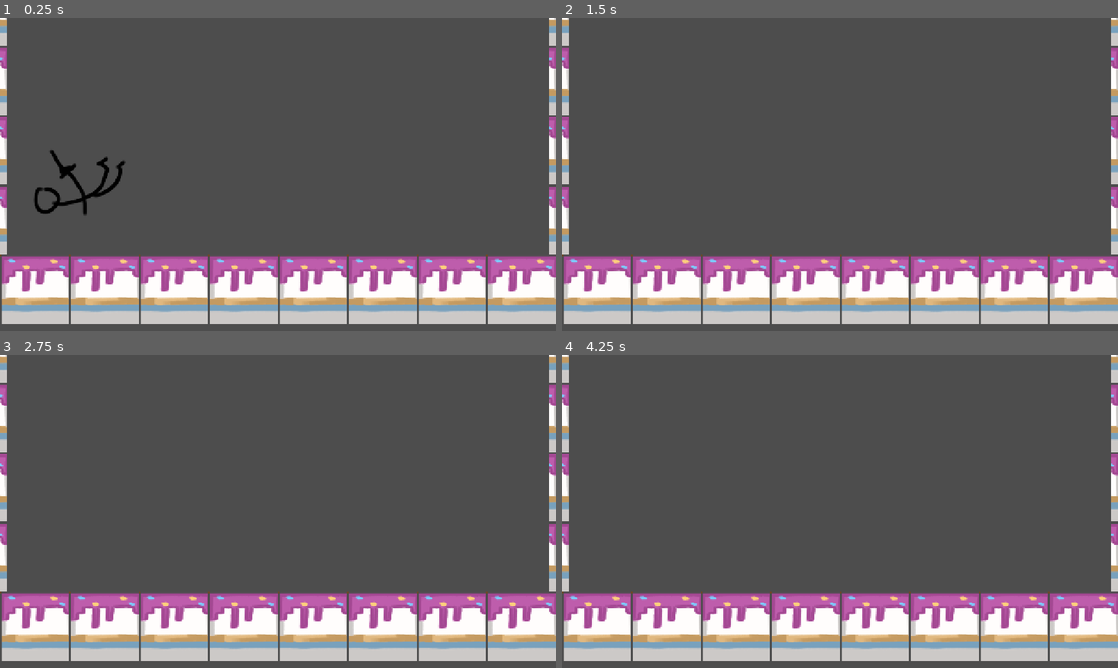
Above: before the commit, frames 1-4 (two rows, left to right).
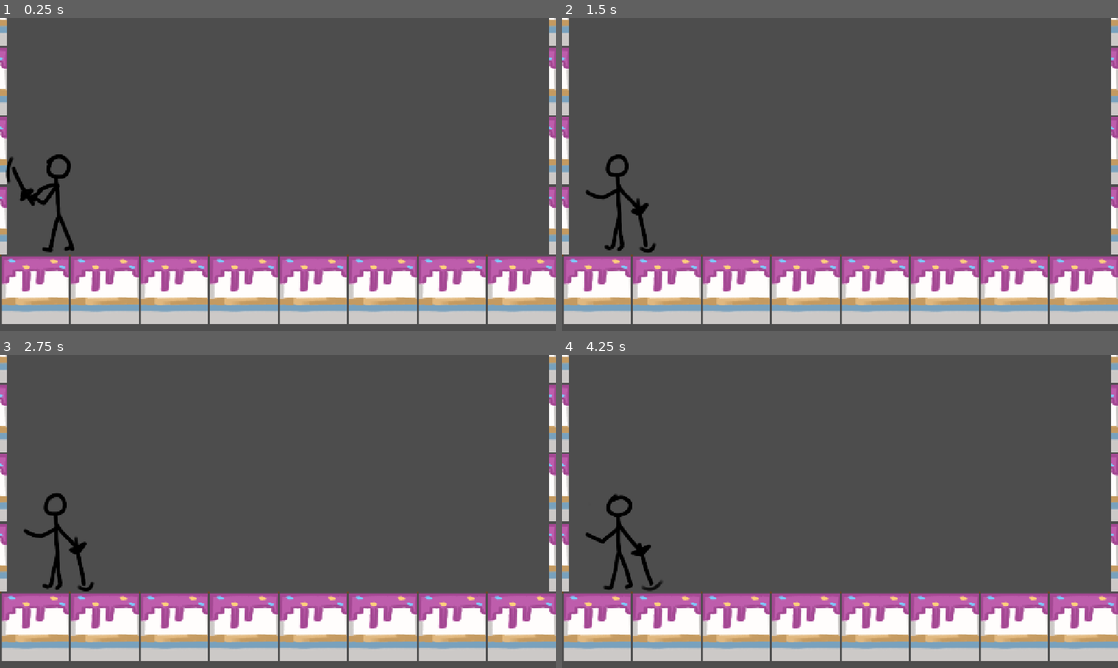
Above: after the commit, the same moments.

Repository: fleureque/slimebat
Game: Godot game, scene res://scenes/tutorial_level.tscn
Same seed, same stepped clock (60 frames per second), same inputs: the game is played once before the commit and once after it. The project has no main scene, so this scene is started directly.
Inputs (mouse positions are in pixels of both pictures, inside the frame that each line leads up to):
- Up to frame 1 (0.25 s): no input
- Up to frame 2 (1.5 s): tap Enter (ui_accept) at 0.5, 0.77 s; move the mouse to (962, 158) at 0.52 s; hold D (move_right, bound only after the commit) from 0.53 s (still down); tap Alt at 0.6 s; click (962, 158) at 0.67 s; move the mouse to (728, 190) at 1.27 s; tap Shift at 1.35 s
- Up to frame 3 (2.75 s): tap Enter (ui_accept) at 1.52 s; move the mouse to (333, 442) at 2.02 s; release D (move_right, bound only after the commit) at 2.03 s; hold A (move_left, bound only after the commit) from 2.03 s (still down); tap Alt at 2.1 s
- Up to frame 4 (4.25 s): move the mouse to (812, 574) at 2.77 s; release A (move_left, bound only after the commit) at 2.78 s; hold D (move_right, bound only after the commit) from 2.78 s (still down); tap Shift at 2.85 s; click (812, 574) at 2.92 s; tap Enter (ui_accept) at 3.02, 3.77 s; move the mouse to (1006, 558) at 3.52 s; tap Alt at 3.6 s

The runs differ from the first frame. In frame 1, 1.3% of the frame differs, in the area x 1-23%, y 42-75%; in frame 2, 0.7%; in frame 3, 0.7%; in frame 4, 0.8%.

Commit message:
Added basic (very) player animations for walking and idles

Diff:
--- a/project.godot
+++ b/project.godot
@@ -25,6 +25,33 @@
 
 enabled=PackedStringArray("res://addons/godot_super-wakatime/plugin.cfg")
 
+[input]
+
+move_left={
+"deadzone": 0.2,
+"events": [Object(InputEventKey,"resource_local_to_scene":false,"resource_name":"","device":-1,"window_id":0,"alt_pressed":false,"shift_pressed":false,"ctrl_pressed":false,"meta_pressed":false,"pressed":false,"keycode":0,"physical_keycode":65,"key_label":0,"unicode":97,"location":0,"echo":false,"script":null)
+, Object(InputEventKey,"resource_local_to_scene":false,"resource_name":"","device":-1,"window_id":0,"alt_pressed":false,"shift_pressed":false,"ctrl_pressed":false,"meta_pressed":false,"pressed":false,"keycode":0,"physical_keycode":4194319,"key_label":0,"unicode":0,"location":0,"echo":false,"script":null)
+]
+}
+move_right={
+"deadzone": 0.2,
+"events": [Object(InputEventKey,"resource_local_to_scene":false,"resource_name":"","device":-1,"window_id":0,"alt_pressed":false,"shift_pressed":false,"ctrl_pressed":false,"meta_pressed":false,"pressed":false,"keycode":0,"physical_keycode":68,"key_label":0,"unicode":100,"location":0,"echo":false,"script":null)
+, Object(InputEventKey,"resource_local_to_scene":false,"resource_name":"","device":-1,"window_id":0,"alt_pressed":false,"shift_pressed":false,"ctrl_pressed":false,"meta_pressed":false,"pressed":false,"keycode":0,"physical_keycode":4194321,"key_label":0,"unicode":0,"location":0,"echo":false,"script":null)
+]
+}
+jump={
+"deadzone": 0.2,
+"events": [Object(InputEventKey,"resource_local_to_scene":false,"resource_name":"","device":-1,"window_id":0,"alt_pressed":false,"shift_pressed":false,"ctrl_pressed":false,"meta_pressed":false,"pressed":false,"keycode":0,"physical_keycode":32,"key_label":0,"unicode":32,"location":0,"echo":false,"script":null)
+, Object(InputEventKey,"resource_local_to_scene":false,"resource_name":"","device":-1,"window_id":0,"alt_pressed":false,"shift_pressed":false,"ctrl_pressed":false,"meta_pressed":false,"pressed":false,"keycode":0,"physical_keycode":4194320,"key_label":0,"unicode":0,"location":0,"echo":false,"script":null)
+, Object(InputEventKey,"resource_local_to_scene":false,"resource_name":"","device":-1,"window_id":0,"alt_pressed":false,"shift_pressed":false,"ctrl_pressed":false,"meta_pressed":false,"pressed":false,"keycode":0,"physical_keycode":87,"key_label":0,"unicode":119,"location":0,"echo":false,"script":null)
+]
+}
+attack={
+"deadzone": 0.2,
+"events": [Object(InputEventKey,"resource_local_to_scene":false,"resource_name":"","device":-1,"window_id":0,"alt_pressed":false,"shift_pressed":false,"ctrl_pressed":false,"meta_pressed":false,"pressed":false,"keycode":0,"physical_keycode":80,"key_label":0,"unicode":112,"location":0,"echo":false,"script":null)
+, null]
+}
+
 [physics]
 
 3d/physics_engine="Jolt Physics"
--- a/scenes/entities/player.gd
+++ b/scenes/entities/player.gd
@@ -23,3 +23,12 @@
 		velocity.x = move_toward(velocity.x, 0, SPEED)
 
 	move_and_slide()
+
+func _process(delta):
+	var input_vector = Input.get_vector("move_left", "move_right", "move_up", "move_down")
+
+	if input_vector != Vector2.ZERO:
+		$PlayerSprite.animation = "walking"
+		velocity = input_vector * SPEED
+	else:
+		$PlayerSprite.animation = "idle"
--- a/scenes/entities/player.tscn
+++ b/scenes/entities/player.tscn
@@ -100,9 +100,8 @@
 "speed": 5.0
 }]
 
-[sub_resource type="CapsuleShape2D" id="CapsuleShape2D_1crhd"]
-radius = 39.0
-height = 262.0
+[sub_resource type="RectangleShape2D" id="RectangleShape2D_jv5ih"]
+size = Vector2(71, 259)
 
 [node name="Player" type="CharacterBody2D" unique_id=71455304]
 script = ExtResource("1_jv5ih")
@@ -111,9 +110,8 @@
 position = Vector2(0, 1)
 sprite_frames = SubResource("SpriteFrames_1crhd")
 animation = &"attack"
-frame = 4
-frame_progress = 0.36846024
+autoplay = "idle"
 
 [node name="PlayerHitbox" type="CollisionShape2D" parent="." unique_id=232776940]
-position = Vector2(12, 38)
-shape = SubResource("CapsuleShape2D_1crhd")
+position = Vector2(12.5, 29.5)
+shape = SubResource("RectangleShape2D_jv5ih")
--- a/scenes/tutorial_level.tscn
+++ b/scenes/tutorial_level.tscn
@@ -386,16 +386,27 @@
 49:11/0 = 0
 50:11/0 = 0
 51:11/0 = 0
+51:11/0/physics_layer_0/polygon_0/points = PackedVector2Array(-8, -8, 8, -8, 8, 8, -8, 8)
 52:11/0 = 0
+52:11/0/physics_layer_0/polygon_0/points = PackedVector2Array(-8, -8, 8, -8, 8, 8, -8, 8)
 53:11/0 = 0
+53:11/0/physics_layer_0/polygon_0/points = PackedVector2Array(-8, -8, 8, -8, 8, 8, -8, 8)
 54:11/0 = 0
+54:11/0/physics_layer_0/polygon_0/points = PackedVector2Array(-8, -8, 8, -8, 8, 8, -8, 8)
 55:11/0 = 0
+55:11/0/physics_layer_0/polygon_0/points = PackedVector2Array(-8, -8, 8, -8, 8, 8, -8, 8)
 56:11/0 = 0
+56:11/0/physics_layer_0/polygon_0/points = PackedVector2Array(-8, -8, 8, -8, 8, 8, -8, 8)
 57:11/0 = 0
+57:11/0/physics_layer_0/polygon_0/points = PackedVector2Array(-8, -8, 8, -8, 8, 8, -8, 8)
 58:11/0 = 0
+58:11/0/physics_layer_0/polygon_0/points = PackedVector2Array(-8, -8, 8, -8, 8, 8, -8, 8)
 59:11/0 = 0
+59:11/0/physics_layer_0/polygon_0/points = PackedVector2Array(-8, -8, 8, -8, 8, 8, -8, 8)
 60:11/0 = 0
+60:11/0/physics_layer_0/polygon_0/points = PackedVector2Array(-8, -8, 8, -8, 8, 8, -8, 8)
 61:11/0 = 0
+61:11/0/physics_layer_0/polygon_0/points = PackedVector2Array(-8, -8, 8, -8, 8, 8, -8, 8)
 11:12/0 = 0
 12:12/0 = 0
 13:12/0 = 0
@@ -419,16 +430,27 @@
 40:12/0 = 0
 41:12/0 = 0
 51:12/0 = 0
+51:12/0/physics_layer_0/polygon_0/points = PackedVector2Array(-8, -8, 8, -8, 8, 8, -8, 8)
 52:12/0 = 0
+52:12/0/physics_layer_0/polygon_0/points = PackedVector2Array(-8, -8, 8, -8, 8, 8, -8, 8)
 53:12/0 = 0
+53:12/0/physics_layer_0/polygon_0/points = PackedVector2Array(-8, -8, 8, -8, 8, 8, -8, 8)
 54:12/0 = 0
+54:12/0/physics_layer_0/polygon_0/points = PackedVector2Array(-8, -8, 8, -8, 8, 8, -8, 8)
 55:12/0 = 0
+55:12/0/physics_layer_0/polygon_0/points = PackedVector2Array(-8, -8, 8, -8, 8, 8, -8, 8)
 56:12/0 = 0
+56:12/0/physics_layer_0/polygon_0/points = PackedVector2Array(-8, -8, 8, -8, 8, 8, -8, 8)
 57:12/0 = 0
+57:12/0/physics_layer_0/polygon_0/points = PackedVector2Array(-8, -8, 8, -8, 8, 8, -8, 8)
 58:12/0 = 0
+58:12/0/physics_layer_0/polygon_0/points = PackedVector2Array(-8, -8, 8, -8, 8, 8, -8, 8)
 59:12/0 = 0
+59:12/0/physics_layer_0/polygon_0/points = PackedVector2Array(-8, -8, 8, -8, 8, 8, -8, 8)
 60:12/0 = 0
+60:12/0/physics_layer_0/polygon_0/points = PackedVector2Array(-8, -8, 8, -8, 8, 8, -8, 8)
 61:12/0 = 0
+61:12/0/physics_layer_0/polygon_0/points = PackedVector2Array(-8, -8, 8, -8, 8, 8, -8, 8)
 11:13/0 = 0
 12:13/0 = 0
 13:13/0 = 0
@@ -452,16 +474,27 @@
 40:13/0 = 0
 41:13/0 = 0
 51:13/0 = 0
+51:13/0/physics_layer_0/polygon_0/points = PackedVector2Array(-8, -8, 8, -8, 8, 8, -8, 8)
 52:13/0 = 0
+52:13/0/physics_layer_0/polygon_0/points = PackedVector2Array(-8, -8, 8, -8, 8, 8, -8, 8)
 53:13/0 = 0
+53:13/0/physics_layer_0/polygon_0/points = PackedVector2Array(-8, -8, 8, -8, 8, 8, -8, 8)
 54:13/0 = 0
+54:13/0/physics_layer_0/polygon_0/points = PackedVector2Array(-8, -8, 8, -8, 8, 8, -8, 8)
 55:13/0 = 0
+55:13/0/physics_layer_0/polygon_0/points = PackedVector2Array(-8, -8, 8, -8, 8, 8, -8, 8)
 56:13/0 = 0
+56:13/0/physics_layer_0/polygon_0/points = PackedVector2Array(-8, -8, 8, -8, 8, 8, -8, 8)
 57:13/0 = 0
+57:13/0/physics_layer_0/polygon_0/points = PackedVector2Array(-8, -8, 8, -8, 8, 8, -8, 8)
 58:13/0 = 0
+58:13/0/physics_layer_0/polygon_0/points = PackedVector2Array(-8, -8, 8, -8, 8, 8, -8, 8)
 59:13/0 = 0
+59:13/0/physics_layer_0/polygon_0/points = PackedVector2Array(-8, -8, 8, -8, 8, 8, -8, 8)
 60:13/0 = 0
+60:13/0/physics_layer_0/polygon_0/points = PackedVector2Array(-8, -8, 8, -8, 8, 8, -8, 8)
 61:13/0 = 0
+61:13/0/physics_layer_0/polygon_0/points = PackedVector2Array(-8, -8, 8, -8, 8, 8, -8, 8)
 11:14/0 = 0
 12:14/0 = 0
 13:14/0 = 0
@@ -485,16 +518,27 @@
 40:14/0 = 0
 41:14/0 = 0
 51:14/0 = 0
+51:14/0/physics_layer_0/polygon_0/points = PackedVector2Array(-8, -8, 8, -8, 8, 8, -8, 8)
 52:14/0 = 0
+52:14/0/physics_layer_0/polygon_0/points = PackedVector2Array(-8, -8, 8, -8, 8, 8, -8, 8)
 53:14/0 = 0
+53:14/0/physics_layer_0/polygon_0/points = PackedVector2Array(-8, -8, 8, -8, 8, 8, -8, 8)
 54:14/0 = 0
+54:14/0/physics_layer_0/polygon_0/points = PackedVector2Array(-8, -8, 8, -8, 8, 8, -8, 8)
 55:14/0 = 0
+55:14/0/physics_layer_0/polygon_0/points = PackedVector2Array(-8, -8, 8, -8, 8, 8, -8, 8)
 56:14/0 = 0
+56:14/0/physics_layer_0/polygon_0/points = PackedVector2Array(-8, -8, 8, -8, 8, 8, -8, 8)
 57:14/0 = 0
+57:14/0/physics_layer_0/polygon_0/points = PackedVector2Array(-8, -8, 8, -8, 8, 8, -8, 8)
 58:14/0 = 0
+58:14/0/physics_layer_0/polygon_0/points = PackedVector2Array(-8, -8, 8, -8, 8, 8, -8, 8)
 59:14/0 = 0
+59:14/0/physics_layer_0/polygon_0/points = PackedVector2Array(-8, -8, 8, -8, 8, 8, -8, 8)
 60:14/0 = 0
+60:14/0/physics_layer_0/polygon_0/points = PackedVector2Array(-8, -8, 8, -8, 8, 8, -8, 8)
 61:14/0 = 0
+61:14/0/physics_layer_0/polygon_0/points = PackedVector2Array(-8, -8, 8, -8, 8, 8, -8, 8)
 11:15/0 = 0
 12:15/0 = 0
 13:15/0 = 0
@@ -518,16 +562,27 @@
 40:15/0 = 0
 41:15/0 = 0
 51:15/0 = 0
+51:15/0/physics_layer_0/polygon_0/points = PackedVector2Array(-8, -8, 8, -8, 8, 8, -8, 8)
 52:15/0 = 0
+52:15/0/physics_layer_0/polygon_0/points = PackedVector2Array(-8, -8, 8, -8, 8, 8, -8, 8)
 53:15/0 = 0
+53:15/0/physics_layer_0/polygon_0/points = PackedVector2Array(-8, -8, 8, -8, 8, 8, -8, 8)
 54:15/0 = 0
+54:15/0/physics_layer_0/polygon_0/points = PackedVector2Array(-8, -8, 8, -8, 8, 8, -8, 8)
 55:15/0 = 0
+55:15/0/physics_layer_0/polygon_0/points = PackedVector2Array(-8, -8, 8, -8, 8, 8, -8, 8)
 56:15/0 = 0
+56:15/0/physics_layer_0/polygon_0/points = PackedVector2Array(-8, -8, 8, -8, 8, 8, -8, 8)
 57:15/0 = 0
+57:15/0/physics_layer_0/polygon_0/points = PackedVector2Array(-8, -8, 8, -8, 8, 8, -8, 8)
 58:15/0 = 0
+58:15/0/physics_layer_0/polygon_0/points = PackedVector2Array(-8, -8, 8, -8, 8, 8, -8, 8)
 59:15/0 = 0
+59:15/0/physics_layer_0/polygon_0/points = PackedVector2Array(-8, -8, 8, -8, 8, 8, -8, 8)
 60:15/0 = 0
+60:15/0/physics_layer_0/polygon_0/points = PackedVector2Array(-8, -8, 8, -8, 8, 8, -8, 8)
 61:15/0 = 0
+61:15/0/physics_layer_0/polygon_0/points = PackedVector2Array(-8, -8, 8, -8, 8, 8, -8, 8)
 11:16/0 = 0
 12:16/0 = 0
 13:16/0 = 0
@@ -551,16 +606,27 @@
 40:16/0 = 0
 41:16/0 = 0
 51:16/0 = 0
+51:16/0/physics_layer_0/polygon_0/points = PackedVector2Array(-8, -8, 8, -8, 8, 8, -8, 8)
 52:16/0 = 0
+52:16/0/physics_layer_0/polygon_0/points = PackedVector2Array(-8, -8, 8, -8, 8, 8, -8, 8)
 53:16/0 = 0
+53:16/0/physics_layer_0/polygon_0/points = PackedVector2Array(-8, -8, 8, -8, 8, 8, -8, 8)
 54:16/0 = 0
+54:16/0/physics_layer_0/polygon_0/points = PackedVector2Array(-8, -8, 8, -8, 8, 8, -8, 8)
 55:16/0 = 0
+55:16/0/physics_layer_0/polygon_0/points = PackedVector2Array(-8, -8, 8, -8, 8, 8, -8, 8)
 56:16/0 = 0
+56:16/0/physics_layer_0/polygon_0/points = PackedVector2Array(-8, -8, 8, -8, 8, 8, -8, 8)
 57:16/0 = 0
+57:16/0/physics_layer_0/polygon_0/points = PackedVector2Array(-8, -8, 8, -8, 8, 8, -8, 8)
 58:16/0 = 0
+58:16/0/physics_layer_0/polygon_0/points = PackedVector2Array(-8, -8, 8, -8, 8, 8, -8, 8)
 59:16/0 = 0
+59:16/0/physics_layer_0/polygon_0/points = PackedVector2Array(-8, -8, 8, -8, 8, 8, -8, 8)
 60:16/0 = 0
+60:16/0/physics_layer_0/polygon_0/points = PackedVector2Array(-8, -8, 8, -8, 8, 8, -8, 8)
 61:16/0 = 0
+61:16/0/physics_layer_0/polygon_0/points = PackedVector2Array(-8, -8, 8, -8, 8, 8, -8, 8)
 11:17/0 = 0
 12:17/0 = 0
 13:17/0 = 0
@@ -584,16 +650,27 @@
 40:17/0 = 0
 41:17/0 = 0
 51:17/0 = 0
+51:17/0/physics_layer_0/polygon_0/points = PackedVector2Array(-8, -8, 8, -8, 8, 8, -8, 8)
 52:17/0 = 0
+52:17/0/physics_layer_0/polygon_0/points = PackedVector2Array(-8, -8, 8, -8, 8, 8, -8, 8)
 53:17/0 = 0
+53:17/0/physics_layer_0/polygon_0/points = PackedVector2Array(-8, -8, 8, -8, 8, 8, -8, 8)
 54:17/0 = 0
+54:17/0/physics_layer_0/polygon_0/points = PackedVector2Array(-8, -8, 8, -8, 8, 8, -8, 8)
 55:17/0 = 0
+55:17/0/physics_layer_0/polygon_0/points = PackedVector2Array(-8, -8, 8, -8, 8, 8, -8, 8)
 56:17/0 = 0
+56:17/0/physics_layer_0/polygon_0/points = PackedVector2Array(-8, -8, 8, -8, 8, 8, -8, 8)
 57:17/0 = 0
+57:17/0/physics_layer_0/polygon_0/points = PackedVector2Array(-8, -8, 8, -8, 8, 8, -8, 8)
 58:17/0 = 0
+58:17/0/physics_layer_0/polygon_0/points = PackedVector2Array(-8, -8, 8, -8, 8, 8, -8, 8)
 59:17/0 = 0
+59:17/0/physics_layer_0/polygon_0/points = PackedVector2Array(-8, -8, 8, -8, 8, 8, -8, 8)
 60:17/0 = 0
+60:17/0/physics_layer_0/polygon_0/points = PackedVector2Array(-8, -8, 8, -8, 8, 8, -8, 8)
 61:17/0 = 0
+61:17/0/physics_layer_0/polygon_0/points = PackedVector2Array(-8, -8, 8, -8, 8, 8, -8, 8)
 11:18/0 = 0
 12:18/0 = 0
 13:18/0 = 0
@@ -617,16 +694,27 @@
 40:18/0 = 0
 41:18/0 = 0
 51:18/0 = 0
+51:18/0/physics_layer_0/polygon_0/points = PackedVector2Array(-8, -8, 8, -8, 8, 8, -8, 8)
 52:18/0 = 0
+52:18/0/physics_layer_0/polygon_0/points = PackedVector2Array(-8, -8, 8, -8, 8, 8, -8, 8)
 53:18/0 = 0
+53:18/0/physics_layer_0/polygon_0/points = PackedVector2Array(-8, -8, 8, -8, 8, 8, -8, 8)
 54:18/0 = 0
+54:18/0/physics_layer_0/polygon_0/points = PackedVector2Array(-8, -8, 8, -8, 8, 8, -8, 8)
 55:18/0 = 0
+55:18/0/physics_layer_0/polygon_0/points = PackedVector2Array(-8, -8, 8, -8, 8, 8, -8, 8)
 56:18/0 = 0
+56:18/0/physics_layer_0/polygon_0/points = PackedVector2Array(-8, -8, 8, -8, 8, 8, -8, 8)
 57:18/0 = 0
+57:18/0/physics_layer_0/polygon_0/points = PackedVector2Array(-8, -8, 8, -8, 8, 8, -8, 8)
 58:18/0 = 0
+58:18/0/physics_layer_0/polygon_0/points = PackedVector2Array(-8, -8, 8, -8, 8, 8, -8, 8)
 59:18/0 = 0
+59:18/0/physics_layer_0/polygon_0/points = PackedVector2Array(-8, -8, 8, -8, 8, 8, -8, 8)
 60:18/0 = 0
+60:18/0/physics_layer_0/polygon_0/points = PackedVector2Array(-8, -8, 8, -8, 8, 8, -8, 8)
 61:18/0 = 0
+61:18/0/physics_layer_0/polygon_0/points = PackedVector2Array(-8, -8, 8, -8, 8, 8, -8, 8)
 11:19/0 = 0
 12:19/0 = 0
 13:19/0 = 0
@@ -650,16 +738,27 @@
 40:19/0 = 0
 41:19/0 = 0
 51:19/0 = 0
+51:19/0/physics_layer_0/polygon_0/points = PackedVector2Array(-8, -8, 8, -8, 8, 8, -8, 8)
 52:19/0 = 0
+52:19/0/physics_layer_0/polygon_0/points = PackedVector2Array(-8, -8, 8, -8, 8, 8, -8, 8)
 53:19/0 = 0
+53:19/0/physics_layer_0/polygon_0/points = PackedVector2Array(-8, -8, 8, -8, 8, 8, -8, 8)
 54:19/0 = 0
+54:19/0/physics_layer_0/polygon_0/points = PackedVector2Array(-8, -8, 8, -8, 8, 8, -8, 8)
 55:19/0 = 0
+55:19/0/physics_layer_0/polygon_0/points = PackedVector2Array(-8, -8, 8, -8, 8, 8, -8, 8)
 56:19/0 = 0
+56:19/0/physics_layer_0/polygon_0/points = PackedVector2Array(-8, -8, 8, -8, 8, 8, -8, 8)
 57:19/0 = 0
+57:19/0/physics_layer_0/polygon_0/points = PackedVector2Array(-8, -8, 8, -8, 8, 8, -8, 8)
 58:19/0 = 0
+58:19/0/physics_layer_0/polygon_0/points = PackedVector2Array(-8, -8, 8, -8, 8, 8, -8, 8)
 59:19/0 = 0
+59:19/0/physics_layer_0/polygon_0/points = PackedVector2Array(-8, -8, 8, -8, 8, 8, -8, 8)
 60:19/0 = 0
+60:19/0/physics_layer_0/polygon_0/points = PackedVector2Array(-8, -8, 8, -8, 8, 8, -8, 8)
 61:19/0 = 0
+61:19/0/physics_layer_0/polygon_0/points = PackedVector2Array(-8, -8, 8, -8, 8, 8, -8, 8)
 11:20/0 = 0
 12:20/0 = 0
 13:20/0 = 0
@@ -683,16 +782,27 @@
 40:20/0 = 0
 41:20/0 = 0
 51:20/0 = 0
+51:20/0/physics_layer_0/polygon_0/points = PackedVector2Array(-8, -8, 8, -8, 8, 8, -8, 8)
 52:20/0 = 0
+52:20/0/physics_layer_0/polygon_0/points = PackedVector2Array(-8, -8, 8, -8, 8, 8, -8, 8)
 53:20/0 = 0
+53:20/0/physics_layer_0/polygon_0/points = PackedVector2Array(-8, -8, 8, -8, 8, 8, -8, 8)
 54:20/0 = 0
+54:20/0/physics_layer_0/polygon_0/points = PackedVector2Array(-8, -8, 8, -8, 8, 8, -8, 8)
 55:20/0 = 0
+55:20/0/physics_layer_0/polygon_0/points = PackedVector2Array(-8, -8, 8, -8, 8, 8, -8, 8)
 56:20/0 = 0
+56:20/0/physics_layer_0/polygon_0/points = PackedVector2Array(-8, -8, 8, -8, 8, 8, -8, 8)
 57:20/0 = 0
+57:20/0/physics_layer_0/polygon_0/points = PackedVector2Array(-8, -8, 8, -8, 8, 8, -8, 8)
 58:20/0 = 0
+58:20/0/physics_layer_0/polygon_0/points = PackedVector2Array(-8, -8, 8, -8, 8, 8, -8, 8)
 59:20/0 = 0
+59:20/0/physics_layer_0/polygon_0/points = PackedVector2Array(-8, -8, 8, -8, 8, 8, -8, 8)
 60:20/0 = 0
+60:20/0/physics_layer_0/polygon_0/points = PackedVector2Array(-8, -8, 8, -8, 8, 8, -8, 8)
 61:20/0 = 0
+61:20/0/physics_layer_0/polygon_0/points = PackedVector2Array(-8, -8, 8, -8, 8, 8, -8, 8)
 11:21/0 = 0
 12:21/0 = 0
 13:21/0 = 0
@@ -966,6 +1076,7 @@
 51:31/0 = 0
 
 [sub_resource type="TileSet" id="TileSet_htge6"]
+physics_layer_0/collision_layer = 1
 sources/4 = SubResource("TileSetAtlasSource_gk31l")
 
 [node name="TutorialLevel" type="Node2D" unique_id=235733391]
@@ -975,4 +1086,4 @@
 tile_set = SubResource("TileSet_htge6")
 
 [node name="Player" parent="." unique_id=71455304 instance=ExtResource("2_nm3d5")]
-position = Vector2(143, 390)
+position = Vector2(118, 388)
